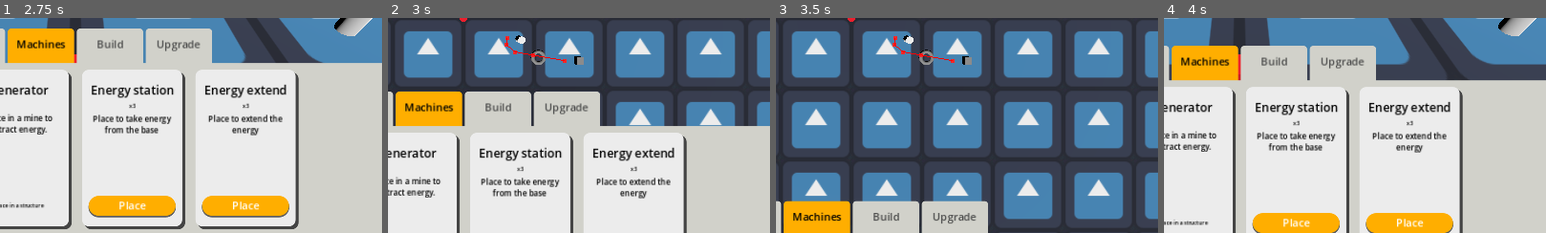
Above: before the commit, frames 1-4 (left to right).
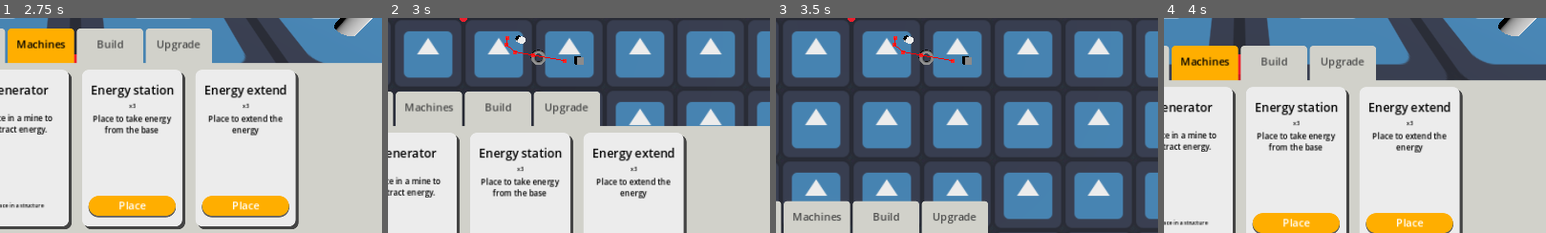
Above: after the commit, the same moments.

Repository: angelR0G/GameOff2024
Game: Godot game, scene res://other_objects/map.tscn
Two runs of this game, one before a commit and one after it. Both use one fixed random seed, a clock stepped at 60 frames per second and the inputs below. The engine's default icon, where the game draws it, is replaced by a stand-in: a white triangle on a blue panel in a dark square.
Inputs (mouse positions are % of the whole screen's width and height, from its top left):
- Up to frame 1 (2.75 s): click "Materials" at 0.5 s; move the mouse to (72, 45) at 1.27 s; hold D (right) 1.28-2 s; hold E (interact) 1.28-2 s; click "Machines" at 2 s
- Up to frame 2 (3 s): click "Place" at 2.75 s
- Up to frame 3 (3.5 s): no input
- Up to frame 4 (4 s): move the mouse to (30, 55) at 3.52 s; hold Q (back) from 3.53 s (still down); click (30, 55) at 3.6 s
The pictures show only the part of the screen within x 40-90%, y 50-100%; the shares and areas given below are measured in that part.

Frame 1 is identical in both runs. In frame 2, 2.8% of the frame differs, in the area x 2-20%, y 34-51%; in frame 3, 2.6%; in frame 4, nothing differs.

Commit message:
fix: update ui after placing machine

Diff:
--- a/ui/machine_inventory_icon.gd
+++ b/ui/machine_inventory_icon.gd
@@ -35,9 +35,17 @@
 
 
 func enter_build_mode() -> void:
+	var player := Player.Instance
+	var hud := player.hud
+
 	BUILDMODE.enter_build_mode(machine)
-	Player.Instance.input_disabled = true
-	Player.Instance.hud.set_menu_visibility(false)
+	player.input_disabled = true
+	hud.set_menu_visibility(false)
+	hud.set_menu_enabled(false)
+
 	await BUILDMODE.build_mode_exited
-	Player.Instance.input_disabled = false
-	Player.Instance.hud.set_menu_visibility(true)
+
+	player.input_disabled = false
+	hud.show_machines_inventory()
+	hud.set_menu_visibility(true)
+	hud.set_menu_enabled(true)
